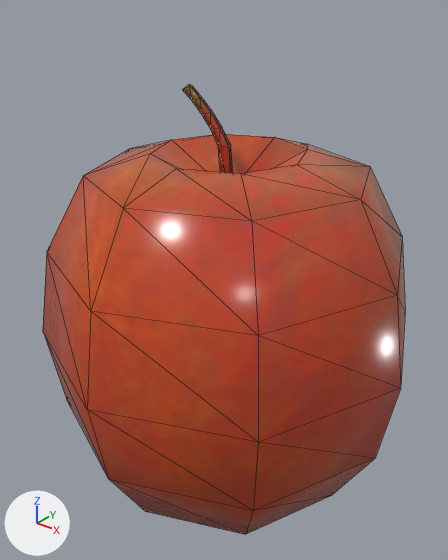
Renders of the glTF model items/fruit/apple/apple.glb from each side of a commit.
One viewpoint serves both versions: a camera (50 mm lens) standing at (0.459, -0.585, 0.422) and looking at (-0.005, -0.005, 0.063). Every picture has the same lights, and +X, +Y and +Z are marked at lower left. Mesh edges are drawn as thin lines. Vertices at the same position are counted once.
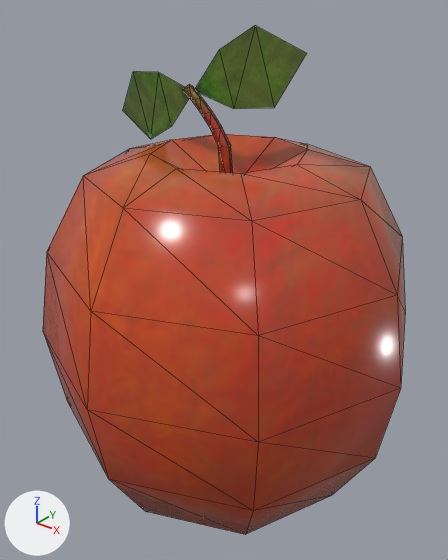
Boxes (x1, y1, x2, y2) around the edits, measured in the pictures (448 x 560 px):
'Sphere', reshaped (13% taller)
    before: (43, 84, 405, 534)
    after: (43, 26, 405, 534)
part 1 of me_sphere_001, added (green)
    after: (123, 26, 307, 139)

The change in detail:
me_sphere_001 is used by ob_sphere; location (0.0, 0.0, 0.0).
Verts and faces of me_sphere_001; kept vertices keep their numbers, new ones are numbered from 76.
me_sphere_001 had 76 vertices, 143 faces and spanned x -0.25..0.25, y -0.25..0.25, z -0.248..0.308.
me_sphere_001 now has 88 vertices, 151 faces and spans x -0.25..0.25, y -0.25..0.25, z -0.248..0.376.
Part 1, on me_sphere_001:
New vertex 76 is at (-0.211, 0.023, 0.255), pixel (122, 110).
New vertex 77 is at (-0.057, 0.0, 0.299).
New vertex 78 is at (-0.146, 0.011, 0.226), pixel (150, 139).
New vertex 79 is at (-0.097, 0.002, 0.252), pixel (171, 126).
New vertex 80 is at (-0.116, 0.002, 0.316), pixel (158, 72).
New vertex 81 is at (-0.171, 0.011, 0.312), pixel (133, 71).
New vertex 82 is at (0.086, 0.023, 0.35), pixel (306, 53).
New vertex 83 is at (-0.056, 0.0, 0.3), pixel (193, 90).
New vertex 84 is at (0.025, 0.011, 0.376), pixel (255, 25).
New vertex 85 is at (-0.018, 0.002, 0.349), pixel (219, 49).
New vertex 86 is at (0.003, 0.002, 0.285), pixel (233, 108).
New vertex 87 is at (0.054, 0.011, 0.291), pixel (274, 107).
New faces: (77, 80, 79), (76, 78, 81), (78, 79, 80), (78, 80, 81), (83, 86, 85), (82, 84, 87).
New faces: (84, 85, 86), (84, 86, 87).
